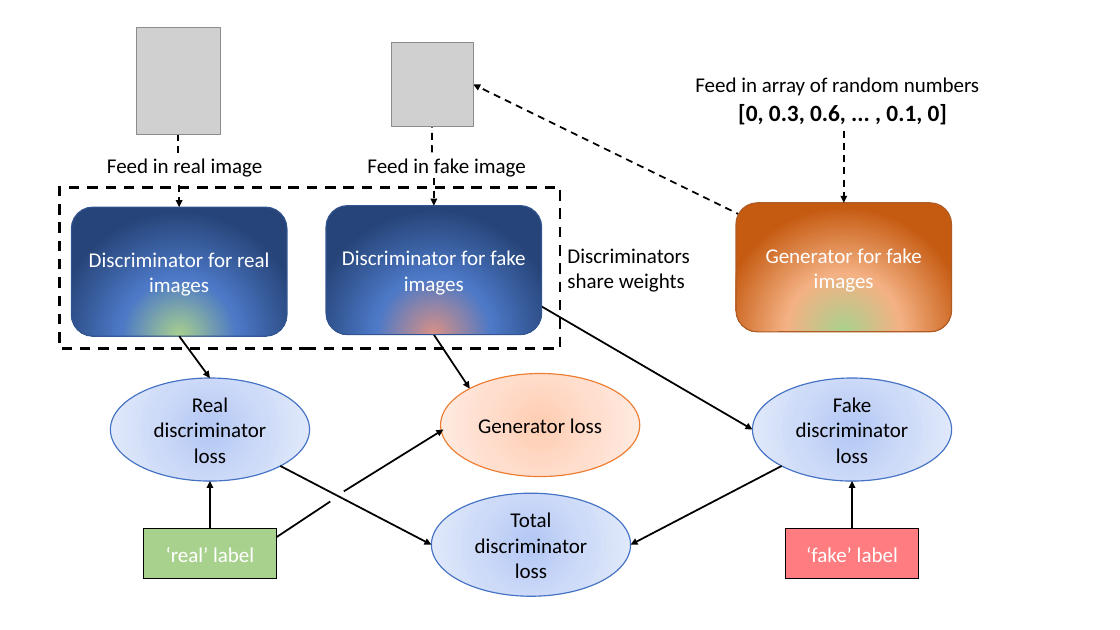
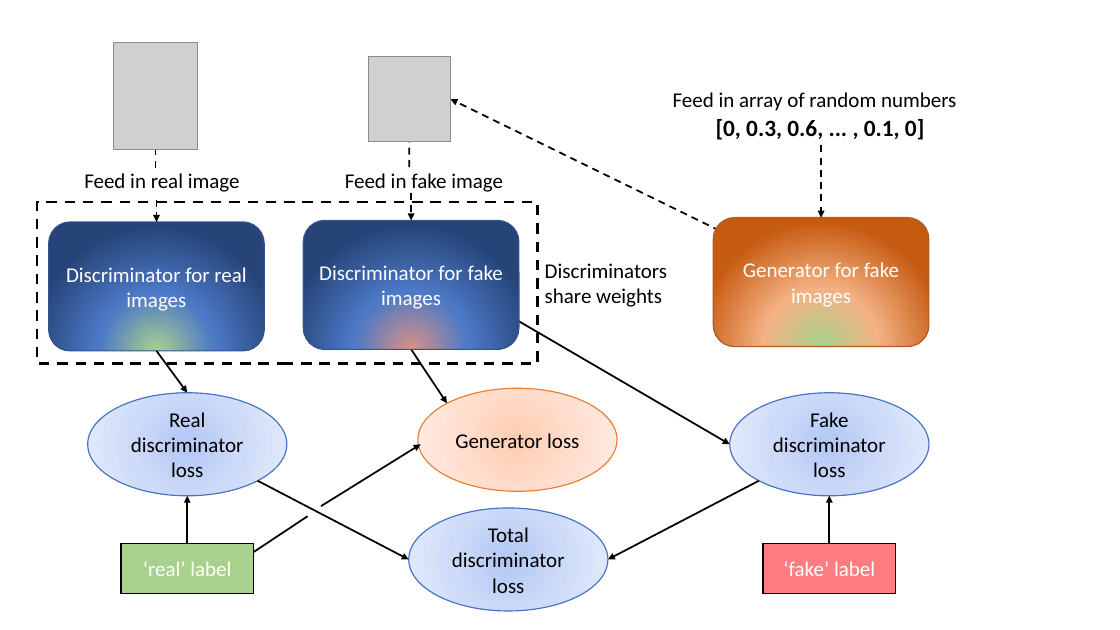
Before and after one commit to SebStrug/ML-for-Chinese-Calligraphy, a slide deck: slide 10 of Compiled graphs.pptx. Drawn at 1120x630 pixels with LibreOffice and Linux fonts; fonts in the diff are those of the drawing; grey boxes stand for pictures. Boxes give left, top, right and bottom in pixels: in the first picture for what was removed or moved away, otherwise in the second. Text is boxed around its words. In the diff, an @@ line names an element or a change of style, - is before the commit and + after.

```diff
--- a/Compiled graphs.pptx
+++ b/Compiled graphs.pptx
@@ 13 arrows, 3 texts, 3 rectangles, 3 ellipses, 2 pictures, 2 rounded rectangles: place and size @@
-13 arrows, 3 texts, 3 rectangles, 3 ellipses, 2 pictures, 2 rounded rectangles at box(60, 28, 952, 597)
+13 arrows, 3 texts, 3 rectangles, 3 ellipses, 2 pictures, 2 rounded rectangles at box(37, 42, 929, 612)
@@ 2 texts, 2 arrows, 1 rounded rectangle, 1 ellipse: place and size @@
-2 texts, 2 arrows, 1 rounded rectangle, 1 ellipse at box(71, 77, 979, 547)
+2 texts, 2 arrows, 1 rounded rectangle, 1 ellipse at box(49, 92, 956, 562)
```
Also in this commit, not shown: 1 slide added.
